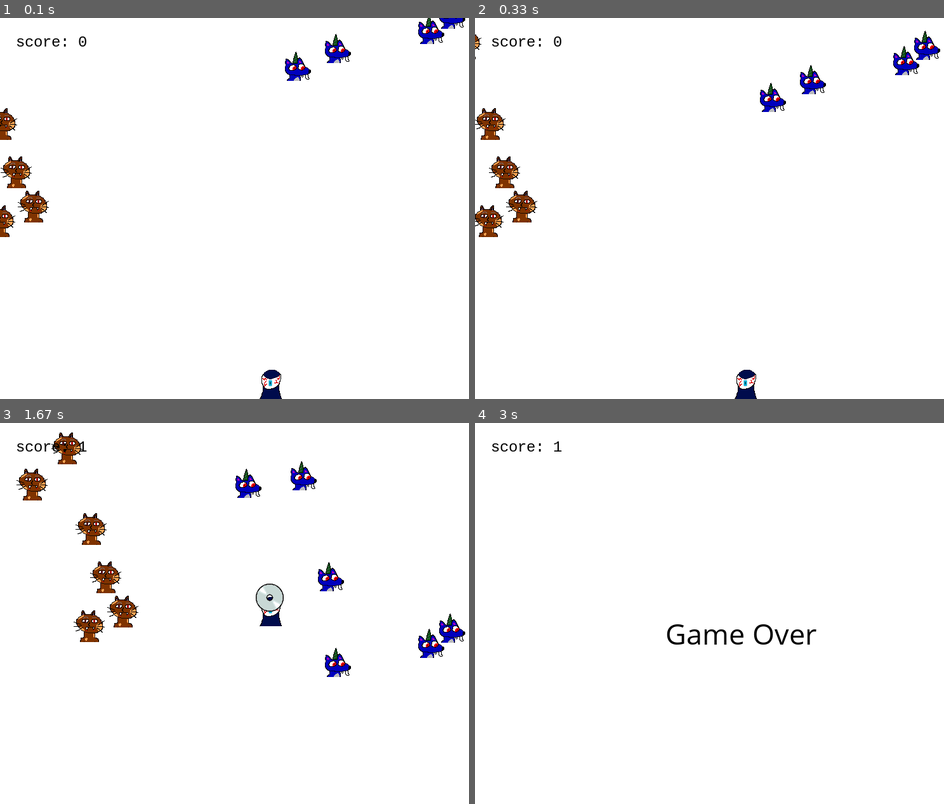
Above: before the commit, frames 1-4 (two rows, left to right).
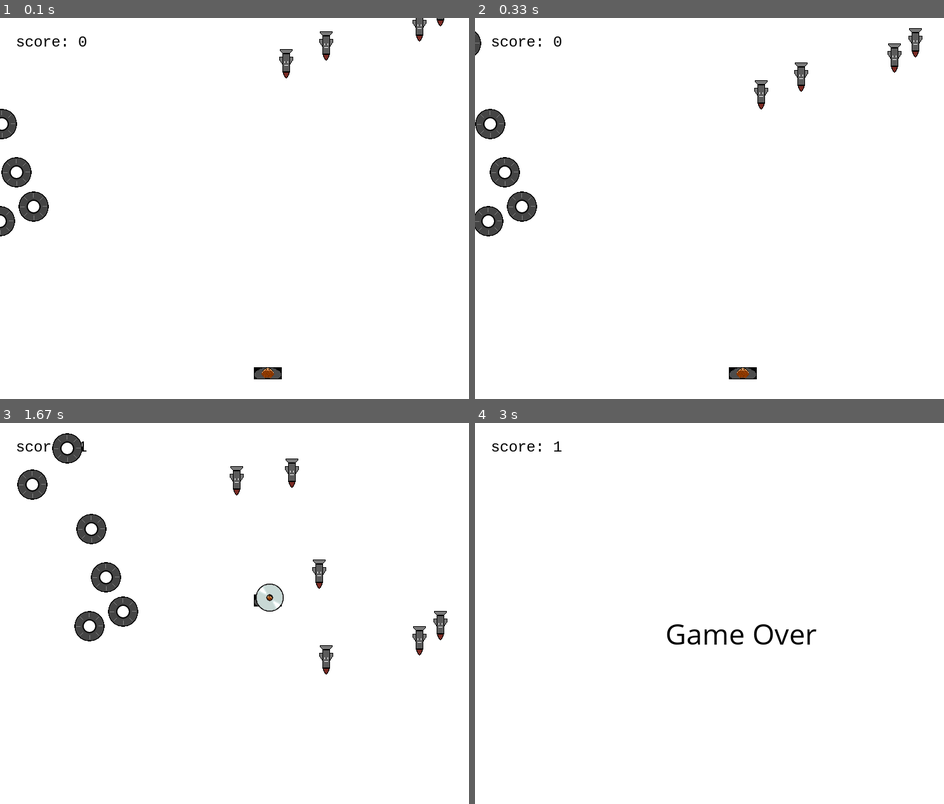
Above: after the commit, the same moments.

Repository: GilbertWilliams/Antimal2ElectricBoogaloo
Game: pygame game, started from main.py
The game is run twice, just before and just after one commit, with the same random seed, the same clock (stepped at 60 frames per second) and the same inputs. The source is Python 2; it was converted automatically to run under Python 3.
Inputs:
- Up to frame 1 (0.1 s): no input
- Up to frame 2 (0.33 s): no input
- Up to frame 3 (1.67 s): tap Space at 0.33, 1.23, 1.53 s; hold Up 1.17-1.63 s
- Up to frame 4 (3 s): hold Right 1.67-2.13 s; tap Space at 1.73, 2.03 s

The runs differ from the first frame. In frame 1, 2.7% of the frame differs, in the area x 0-100%, y 0-100%; in frame 2, 3.4%; in frame 3, 4.6%, in the area x 3-100%, y 2-67%; in frame 4, nothing differs.

Commit message:
Updated Sprites & Correct Exit
Objects now use their final sprites and the game no longer crashes on
exit.

Diff:
--- a/main.py
+++ b/main.py
@@ -1,7 +1,7 @@
 __author__ = 'Austen Stewart, Joey Tarleton, and Robert Wilhelmsen'
 
 # Import pygame and all of it's classes
-import pygame, time
+import pygame, time, sys
 from pygame.locals import *
 from random import randrange
 
@@ -15,7 +15,7 @@
 class Player(pygame.sprite.Sprite): # Player Class
     def __init__(self, x, y):
         pygame.sprite.Sprite.__init__(self)
-        self.image = pygame.image.load('resources/theplanmanbob.png') # Load player sprite image
+        self.image = pygame.image.load('resources/protag.png') # Load player sprite image
         self.rect = self.image.get_rect() # Make a rectangle using the image dimensions
         self.rect.x = x # Set top left x coordinate to passed value
         self.rect.y = y # Set top left y coordinate to passed value
@@ -61,7 +61,8 @@
 
     def update(self):
         self.rect.y += self.vel # Change bullet position
-        if pygame.sprite.groupcollide(bulletSprites, enemySprites, True, True) or pygame.sprite.groupcollide(bulletSprites, flyerSprites, True, True): # Check for collision between bullet and enemies
+        # Check for collision between bullet and enemies
+        if pygame.sprite.groupcollide(bulletSprites, enemySprites, True, True) or pygame.sprite.groupcollide(bulletSprites, flyerSprites, True, True):
             player.headcount += 1 # Add to player score if enemy is hit
 
             # Set boundaries
@@ -85,7 +86,7 @@
     def __init__(self, x, y):
         # Default values
         pygame.sprite.Sprite.__init__(self)
-        self.image = pygame.image.load('resources\Soulface.png')
+        self.image = pygame.image.load('resources\missile.png')
         self.rect = self.image.get_rect()
         self.rect.x = x
         self.rect.y = y
@@ -105,7 +106,7 @@
 class secretEnemy(Enemy):
     def __init__(self, x, y):
         Enemy.__init__(self, x, y)
-        self.image = pygame.image.load('resources\OC.png')
+        self.image = pygame.image.load('resources\ufo.png')
         self.rect = self.image.get_rect()
         self.rect.x = x
         self.rect.y = y
@@ -147,9 +148,8 @@
         enemy.append(Enemy(randrange(0, 750, 1), randrange(-50, 50, 1)))
         flyer.append(secretEnemy(randrange(-50, 50, 1), randrange(0, 300, 1)))
 
+    # Bullet variable for later creation of Bullet object
     global bullet
-    # Create the single bullet the player has
-
 
     # Define sprite groups
     allSprites = pygame.sprite.RenderPlain()
@@ -185,7 +185,7 @@
         clock.tick(30)
         #input
         for event in pygame.event.get():
-            if event.type == pygame.QUIT or event.type == pygame.K_ESCAPE:
+            if event.type == pygame.QUIT:
                 keepGoing = False
             #Controls
             elif event.type == pygame.KEYDOWN:
@@ -215,6 +215,9 @@
                     player.move(0, 'y')
                 elif event.key == pygame.K_DOWN:
                     player.move(0, 'y')
+                elif event.key == pygame.K_ESCAPE:
+                    keepGoing = False
+
 
 
 
@@ -232,10 +235,6 @@
                 flyerSprites.add(newFlyer)
                 allSprites.add(newFlyer)
 
-        # Update and draw all sprites
-        allSprites.update()
-        allSprites.draw(screen)
-
         # Keep score
         score = player.headcount
         scoreString = str(score)
@@ -246,6 +245,9 @@
         if score >= 11:
             pass
 
+        # Update and draw all sprites
+        allSprites.update()
+        allSprites.draw(screen)
 
         # It's game over, man, game over!
         if not playerSprite.has(player): # Check if player has died
@@ -256,6 +258,8 @@
 
         # Update the display
         pygame.display.update()
+        if keepGoing == False:
+            pygame.quit()
 
 
 if __name__ == '__main__':
Binary file changed: resources/protag.png
